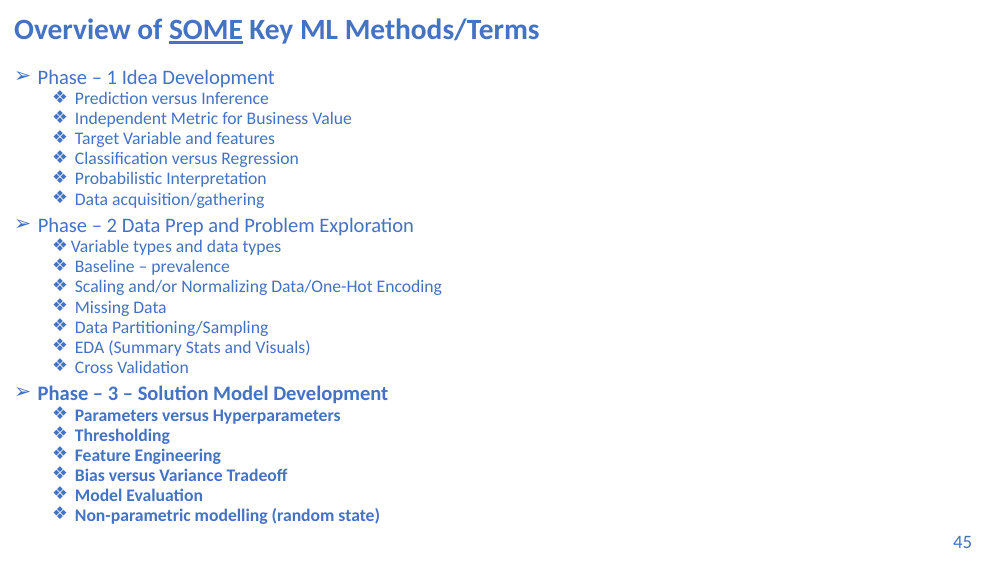
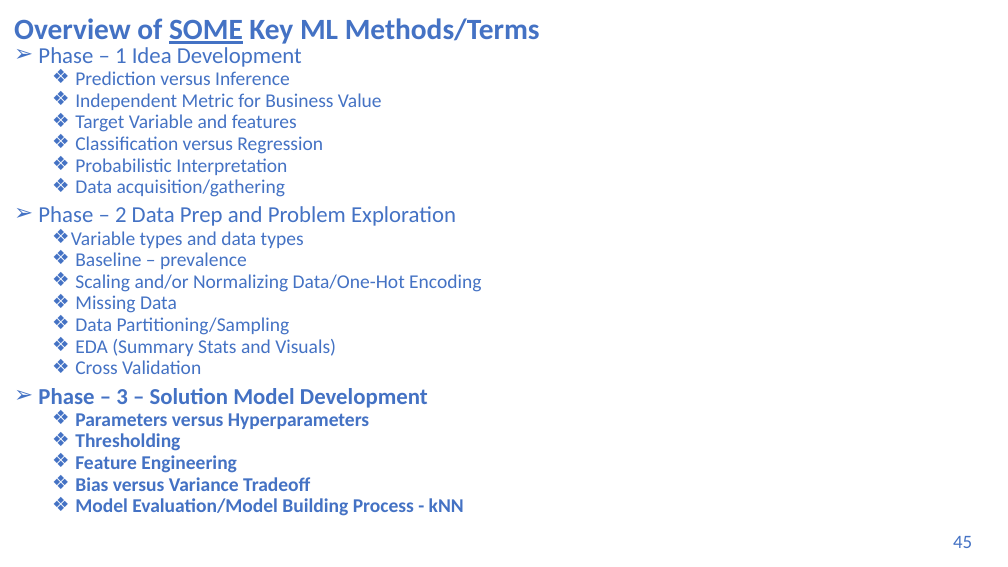
Before and after one commit to stefregalia/DS-3021, a slide deck: slide 45 of 05_ML_Concepts_II_Data_Prep/machine_learning_bootcamp.pptx. Drawn at 1008x567 pixels with LibreOffice and Linux fonts; fonts in the diff are those of the drawing. Boxes give left, top, right and bottom in pixels: in the first picture for what was removed or moved away, otherwise in the second. Text is boxed around its words. In the diff, an @@ line names an element or a change of style, - is before the commit and + after.

```diff
--- a/05_ML_Concepts_II_Data_Prep/machine_learning_bootcamp.pptx
+++ b/05_ML_Concepts_II_Data_Prep/machine_learning_bootcamp.pptx
@@ text "Phase – 1 Idea Development": place and size @@
-text "Phase – 1 Idea Development" at box(38, 69, 442, 524)
+text "Phase – 1 Idea Development" at box(38, 47, 481, 516)
@@ text at box(38, 47, 481, 491): size 19.6 to 21.7 pt in "Phase – 1 Idea Development", "Phase – 2 Data Prep and Problem ...", "Phase – 3 – Solution Model Development"; size 16.8 to 18.6 pt in "Prediction versus Inference", "Independent Metric for Business Value", "Target Variable and features", "Classification versus Regression" and 13 more places @@
@@ text at box(75, 498, 464, 516): text changed; size 16.8 to 18.6 pt @@
-  ❖ Model Evaluation
-  ❖ Non-parametric modelling (random state)
+  ❖ Model Evaluation/Model Building Process - kNN
```
Also in this commit, not shown: 2 other slides changed, 2 slides added, 50 other files.
